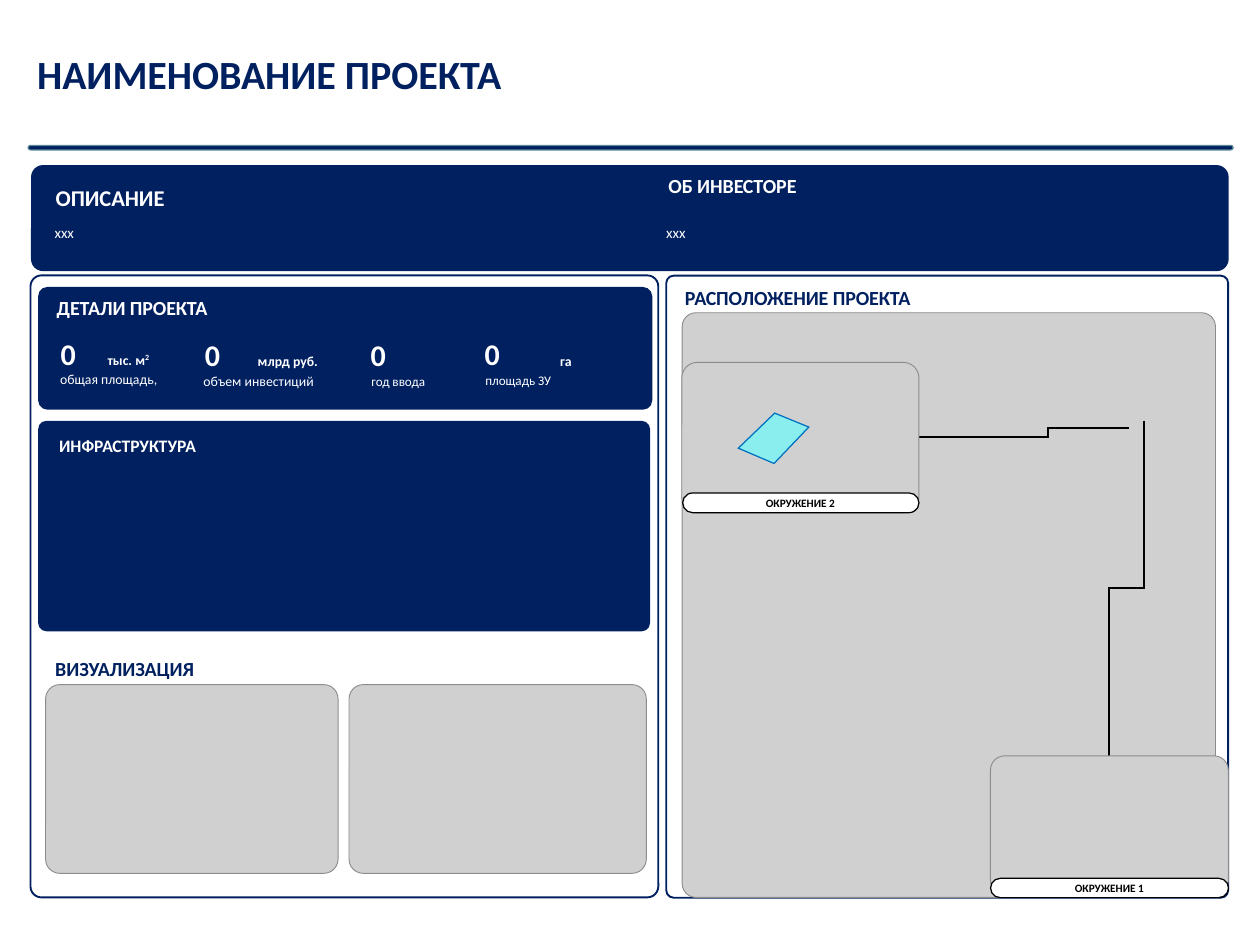
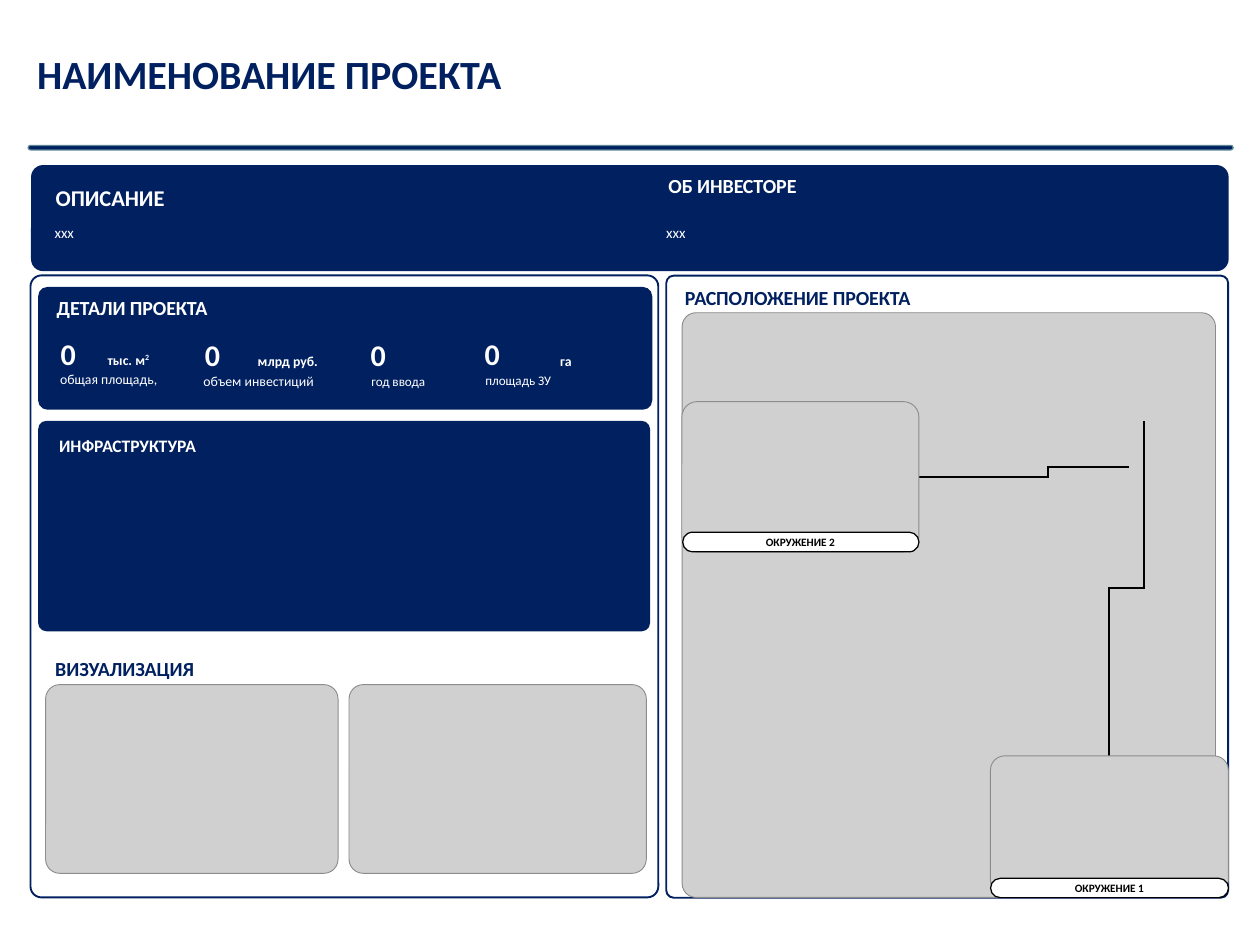
Before and after one commit to AlexanderVoloshok/skolgis-backend, a slide deck: slide 2 of src/assets/slide_sample.pptx. Drawn at 1260x945 pixels with LibreOffice and Linux fonts; fonts in the diff are those of the drawing; grey boxes stand for pictures. Boxes give left, top, right and bottom in pixels: in the first picture for what was removed or moved away, otherwise in the second. Text is boxed around its words. In the diff, an @@ line names an element or a change of style, - is before the commit and + after.

```diff
--- a/src/assets/slide_sample.pptx
+++ b/src/assets/slide_sample.pptx
@@ freeform shape removed at <box>738,413,808,464</box> @@
@@ 1 picture, 1 text, 1 rounded rectangle, 1 elbow line: place and size @@
-1 picture, 1 text, 1 rounded rectangle, 1 elbow line at <box>682,363,1129,513</box>
+1 picture, 1 text, 1 rounded rectangle, 1 elbow line at <box>682,401,1129,552</box>
```
Also in this commit, not shown: 4 other files.
